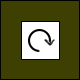
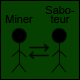
Layer changes from the first 80 × 80 image to the second:
added group "Group 1" with 18 layers above "Action" over [1, 1, 79, 79]
added group "Swap Role" with 4 layers in group "Group 1" over [5, 6, 75, 73]
added layer "Sabo- teur" in group "Swap Role" over [45, 6, 75, 23]
added layer "Miner" in group "Swap Role" over [5, 15, 33, 23]
added layer "Layer 13 copy 2" in group "Swap Role" over [28, 43, 50, 60]
added layer "Layer 9 copy 2" in group "Swap Role" over [10, 27, 68, 73]
moved "Base BG" (1st of 2, in "Group 1") into group "Group 1", painted on it over [1, 1, 79, 79]
added layer "Base BG copy" in group "Action" over [1, 1, 79, 79]
